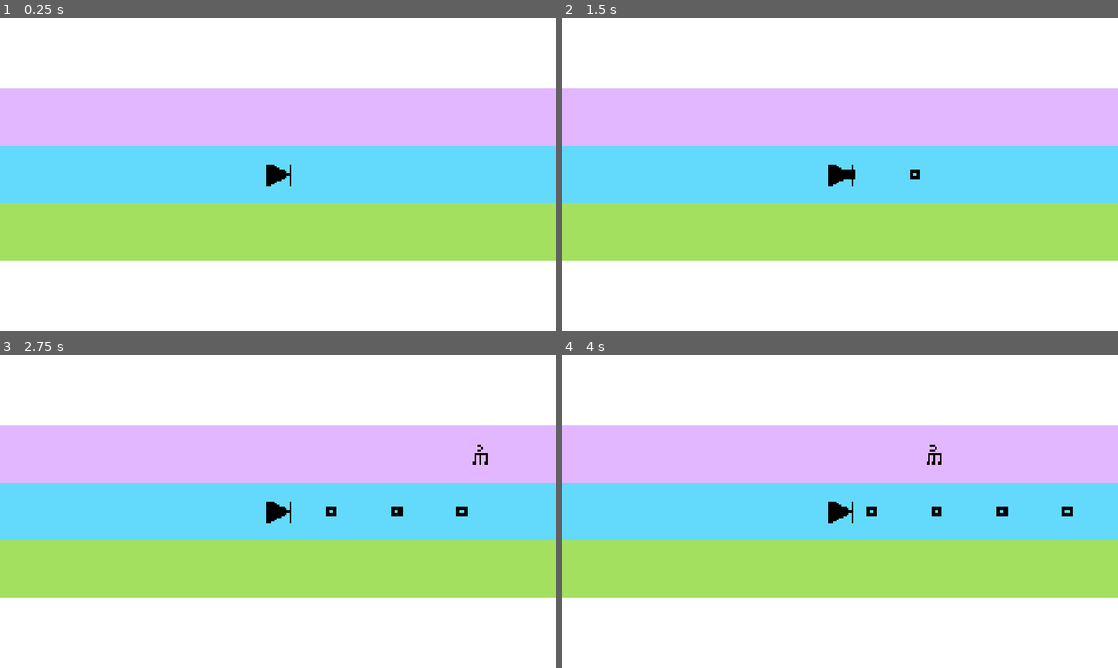
Above: before the commit, frames 1-4 (two rows, left to right).
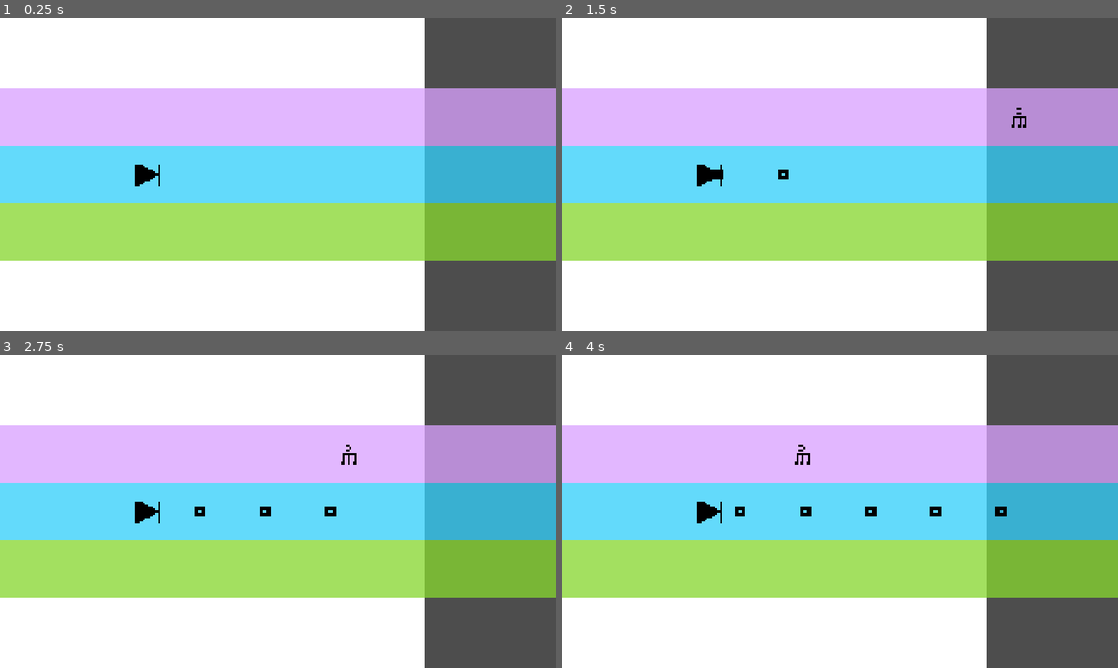
Above: after the commit, the same moments.

Repository: chorwat2137/haven-2026
Game: Godot game, scene res://scenes/main.tscn
The game is run twice, just before and just after one commit, with the same random seed, the same clock (stepped at 60 frames per second) and the same inputs.
Inputs:
- Up to frame 1 (0.25 s): no input
- Up to frame 2 (1.5 s): tap Enter (ui_accept) at 0.5, 0.77 s; hold Right (ui_right) from 0.53 s (still down); tap Space (shoot) at 0.6, 1.35 s
- Up to frame 3 (2.75 s): tap Enter (ui_accept) at 1.52 s; release Right (ui_right) at 2.03 s; hold Left (ui_left) from 2.03 s (still down); tap Space (shoot) at 2.1 s
- Up to frame 4 (4 s): release Left (ui_left) at 2.78 s; hold Right (ui_right) from 2.78 s (still down); tap Space (shoot) at 2.85, 3.6 s; tap Enter (ui_accept) at 3.02, 3.77 s

The runs differ from the first frame. In frame 1, 24% of the frame differs, in the area x 24-100%, y 0-100%; in frame 2, 24%; in frame 3, 24%; in frame 4, 24%.

Commit message:
Automatic sync

Diff:
--- a/scenes/main.tscn
+++ b/scenes/main.tscn
@@ -50,3 +50,4 @@
 offset_bottom = -489.0
 
 [node name="Camera2D2" type="Camera2D" parent="Player" unique_id=2011008339]
+position = Vector2(454, 0)
